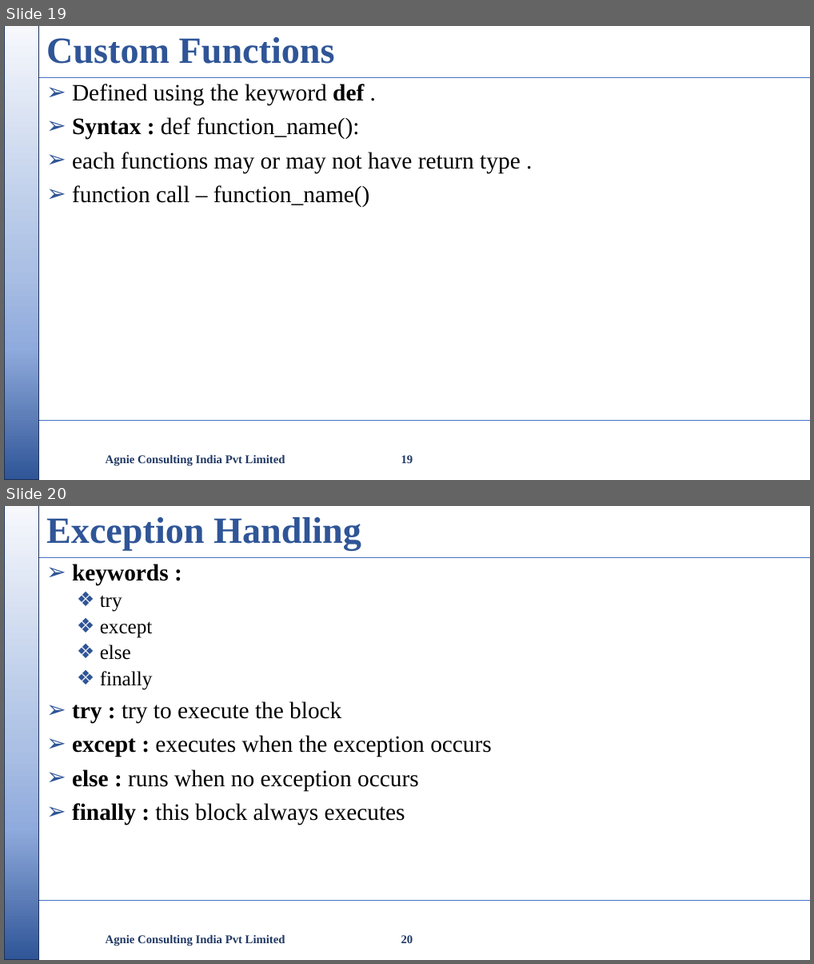
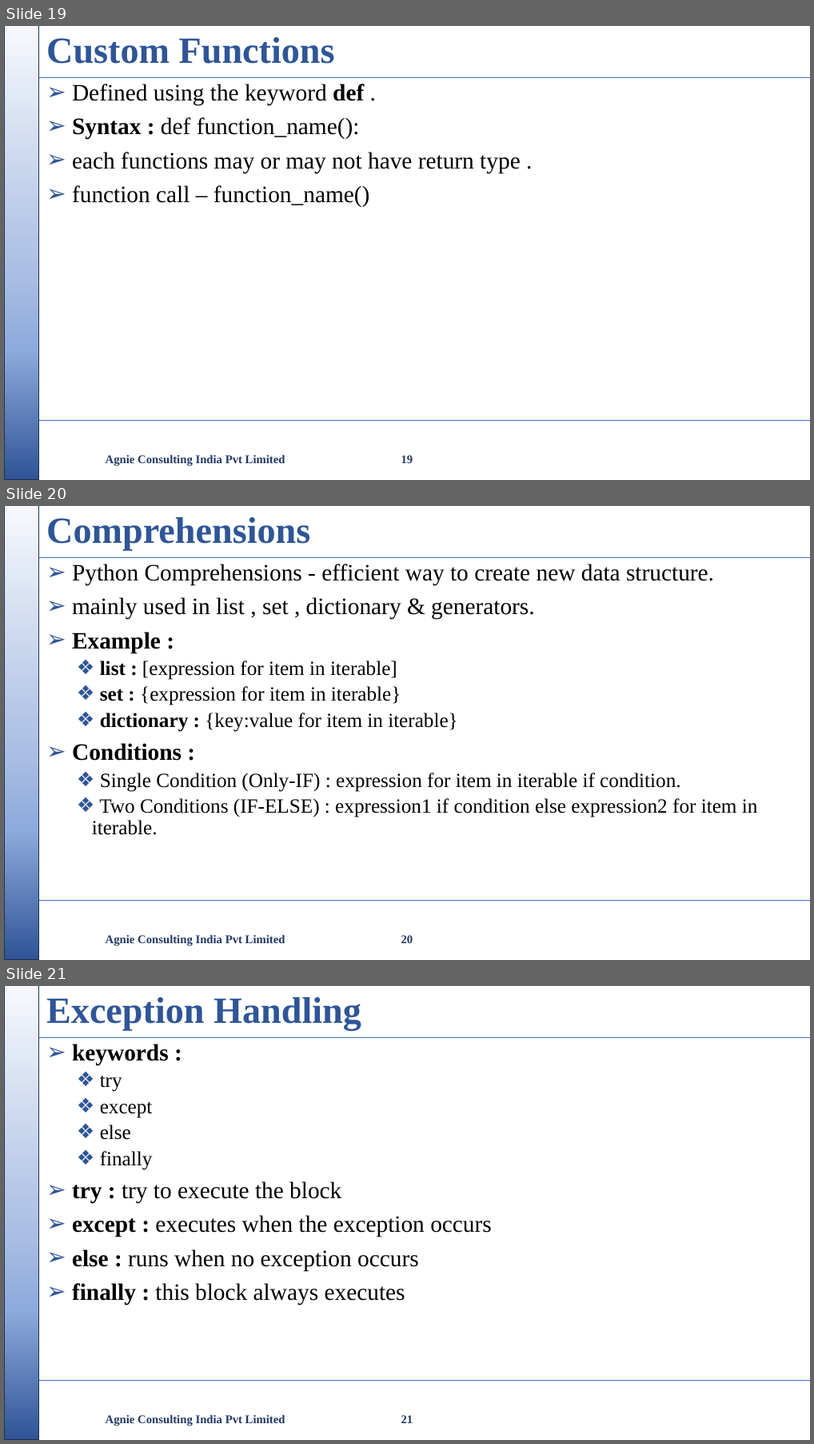
Before and after one commit to nikishdaniel1-del/Python-Cls, a slide deck: python class/Python Class.pptx. Shown one above the other, each under a label of ours: slides 19 and 20 before the commit, slides 19, 20 and 21 after it. The pictures are 814x964 and 814x1444 pixels, drawn with LibreOffice and Linux fonts; fonts in the diff are those of the drawing; background and template pictures are left out. Boxes give left, top, right and bottom in pixels: in the first picture for what was removed or moved away, otherwise in the second. Text is boxed around its words. In the diff, an @@ line names an element or a change of style, - is before the commit and + after.

```diff
--- a/python class/Python Class.pptx
+++ b/python class/Python Class.pptx
@@ slide 20 added at [4, 506, 810, 960], background #FFFFFF; not listed: 3 template elements that a slide beside it also shows @@
@@ title added at [46, 517, 310, 551], 44 pt, text #2F5597, bold @@
+Comprehensions
@@ text added at [72, 564, 758, 835], 24 pt, text #000000 @@
+➢ Python Comprehensions - efficient way to create new data structure.
+➢ mainly used in list , set , dictionary & generators.
+➢ Example :
+  ❖ list : [expression for item in iterable]
+  ❖ set : {expression for item in iterable}
+  ❖ dictionary : {key:value for item in iterable}
+➢ Conditions :
+  ❖ Single Condition (Only-IF) : expression for item in iterable if condition.
+  ❖ Two Conditions (IF-ELSE) : expression1 if condition else expression2 for item in iterable.
@@ text added at [106, 934, 286, 945], 14 pt, text #203864, bold @@
+Agnie Consulting India Pvt Limited
@@ page number added at [402, 935, 414, 943], 14 pt, text #203864, bold @@
+20
@@ what was slide 20 is now slide 21 @@
@@ page number at [402, 1415, 414, 1423]: text changed @@
-20
+21
```
Also in this commit, not shown: 4 slides changed, 1 other file.
